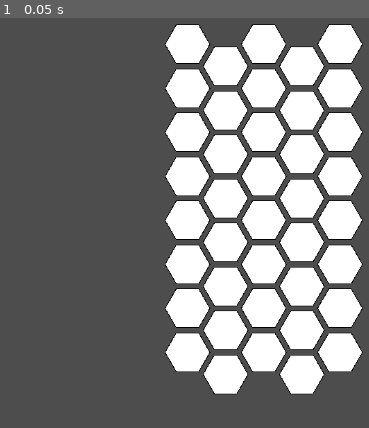
Above: before the commit, frame 1.
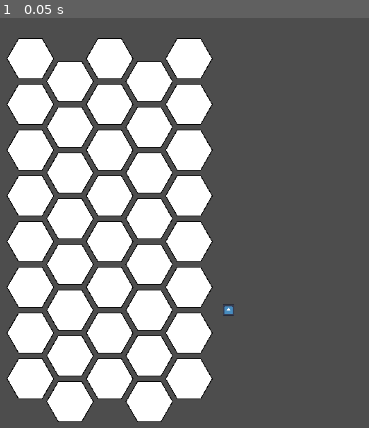
Above: after the commit, the same moment.

Repository: gkabadzhov/HexSportsGame
Game: Godot game, scene res://Scenes/main.tscn
Same seed, same stepped clock (60 frames per second), same inputs: the game is played once before the commit and once after it. The engine's default icon, where the game draws it, is replaced by a stand-in: a white triangle on a blue panel in a dark square.
Inputs:
- Up to frame 1 (0.05 s): no input

The runs differ from the first frame. In frame 1, 64% of the frame differs, in the area x 1-99%, y 1-99%.

Commit message:
Character moves to a random node when clicked

Diff:
--- /dev/null
+++ b/Scenes/character.tscn
@@ -0,0 +1,11 @@
+[gd_scene load_steps=3 format=3 uid="uid://yjjxglby1lvc"]
+
+[ext_resource type="Texture2D" uid="uid://c1h12bwr5vdj4" path="res://icon.svg" id="1_8lepi"]
+[ext_resource type="Script" path="res://scripts/character.gd" id="1_tve4r"]
+
+[node name="Character" type="Node2D"]
+script = ExtResource("1_tve4r")
+
+[node name="Sprite2D" type="Sprite2D" parent="."]
+scale = Vector2(0.2, 0.2)
+texture = ExtResource("1_8lepi")
--- a/Scenes/main.tscn
+++ b/Scenes/main.tscn
@@ -7,5 +7,5 @@
 [node name="HexGrid" parent="." instance=ExtResource("1_edufh")]
 
 [node name="Camera2D" type="Camera2D" parent="."]
-position = Vector2(243, 364)
-zoom = Vector2(0.635, 0.635)
+position = Vector2(577, 319)
+zoom = Vector2(0.66, 0.66)
--- a/scripts/HexGrid.gd
+++ b/scripts/HexGrid.gd
@@ -1,10 +1,12 @@
 extends Node2D
 
 const HEXAGON_SCENE_PATH = "res://Scenes/hex_node.tscn"
+const CHARACTER_SCENE_PATH = "res://Scenes/Character.tscn"
 const RADIUS = 50.0
 
 # Preload the hex scene
 var hexagon_scene = preload(HEXAGON_SCENE_PATH)
+var character_scene = preload(CHARACTER_SCENE_PATH)
 
 # Size of the grid
 const GRID_WIDTH = 5
@@ -15,9 +17,12 @@
 var hex_height = RADIUS * 2
 var vertical_spacing = hex_height
 
+var selected_character = null
+
 # Called when the node enters the scene tree for the first time.
 func _ready():
 	generate_hex_grid(GRID_WIDTH, GRID_HEIGHT)
+	spawn_character(Vector2(5,5))
 
 func generate_hex_grid(width: int, height: int):
 	for x in range(width):
@@ -32,3 +37,44 @@
 
 			hex_instance.position = Vector2(pos_x, pos_y)
 			add_child(hex_instance)
+
+func spawn_character(grid_position: Vector2):
+	var character_instance = character_scene.instantiate()
+	var pos_x = grid_position.x * hex_width
+	var pos_y = grid_position.y * vertical_spacing
+
+	if int(grid_position.x) % 2 != 0:
+		pos_y += vertical_spacing / 2
+
+	character_instance.position = Vector2(pos_x, pos_y)
+	add_child(character_instance)
+	selected_character = character_instance
+
+func _input(event):
+	if event is InputEventMouseButton and event.button_index == MOUSE_BUTTON_LEFT and event.pressed:
+		if selected_character and selected_character.selected:
+			var mouse_pos = get_global_mouse_position()
+			var grid_pos = calculate_grid_position(mouse_pos)
+			var new_pos = calculate_world_position(grid_pos)
+
+			if is_adjacent(selected_character.position, new_pos):
+				selected_character.move_to_position(new_pos)
+
+func calculate_grid_position(world_position: Vector2) -> Vector2:
+	var x = int(world_position.x / hex_width)
+	var y = int(world_position.y / vertical_spacing)
+	return Vector2(x, y)
+
+func calculate_world_position(grid_position: Vector2) -> Vector2:
+	var pos_x = grid_position.x * hex_width
+	var pos_y = grid_position.y * vertical_spacing
+
+	if int(grid_position.x) % 2 != 0:
+		pos_y += vertical_spacing / 2
+
+	return Vector2(pos_x, pos_y)
+
+func is_adjacent(pos1: Vector2, pos2: Vector2) -> bool:
+	var dx = abs(pos1.x - pos2.x)
+	var dy = abs(pos1.y - pos2.y)
+	return (dx <= hex_width and dy <= vertical_spacing) and not (dx == 0 and dy == 0)
--- /dev/null
+++ b/scripts/character.gd
@@ -0,0 +1,14 @@
+extends Node2D
+
+var selected = false
+
+func _input(event):
+	if event is InputEventMouseButton and event.button_index == MOUSE_BUTTON_LEFT and event.pressed:
+		if get_global_mouse_position().distance_to(global_position) < 25:
+			selected = true
+		else:
+			selected = false
+
+func move_to_position(new_position: Vector2):
+	position = new_position
+	selected = false
Not shown, added: Scenes/hex58C1.tmp
